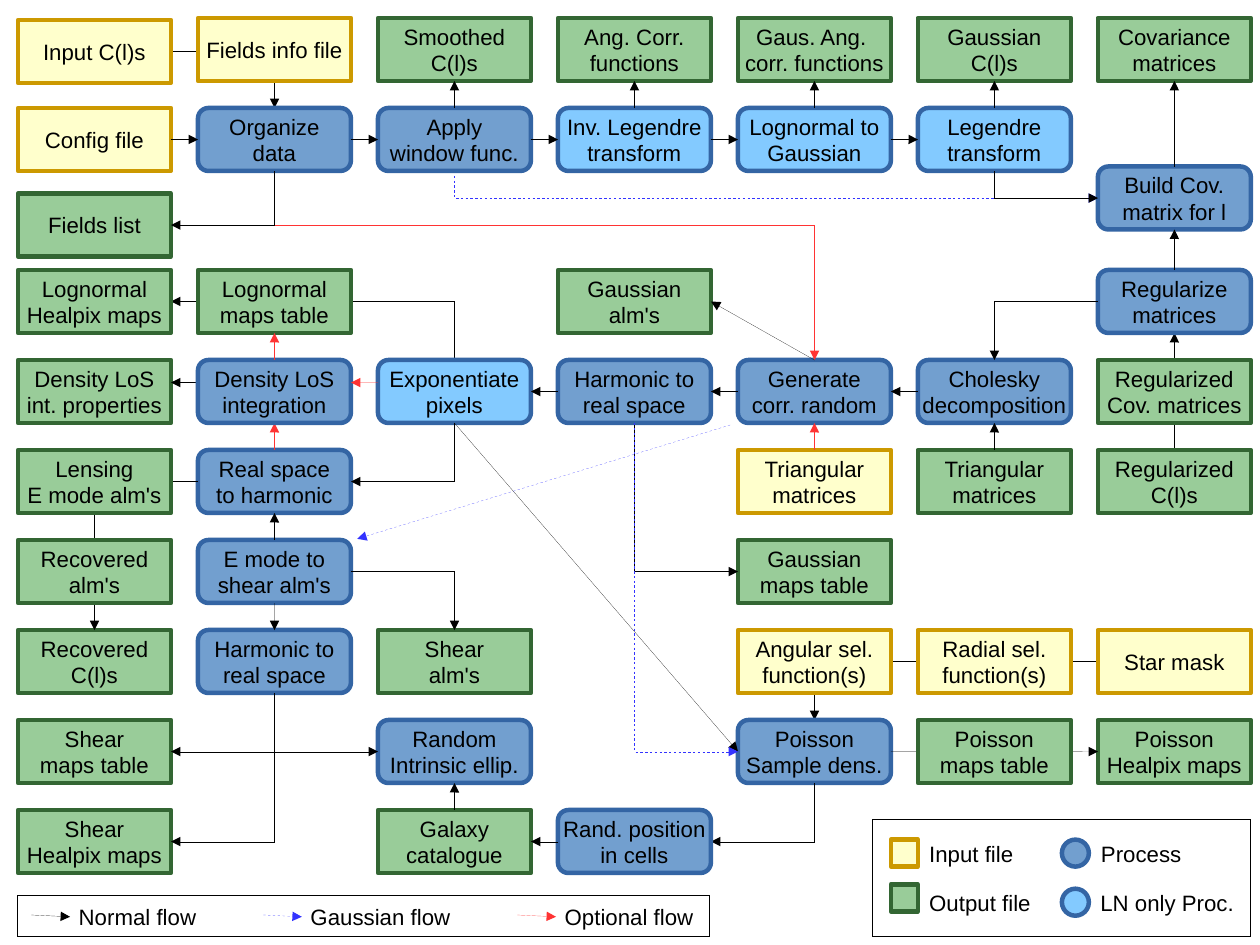
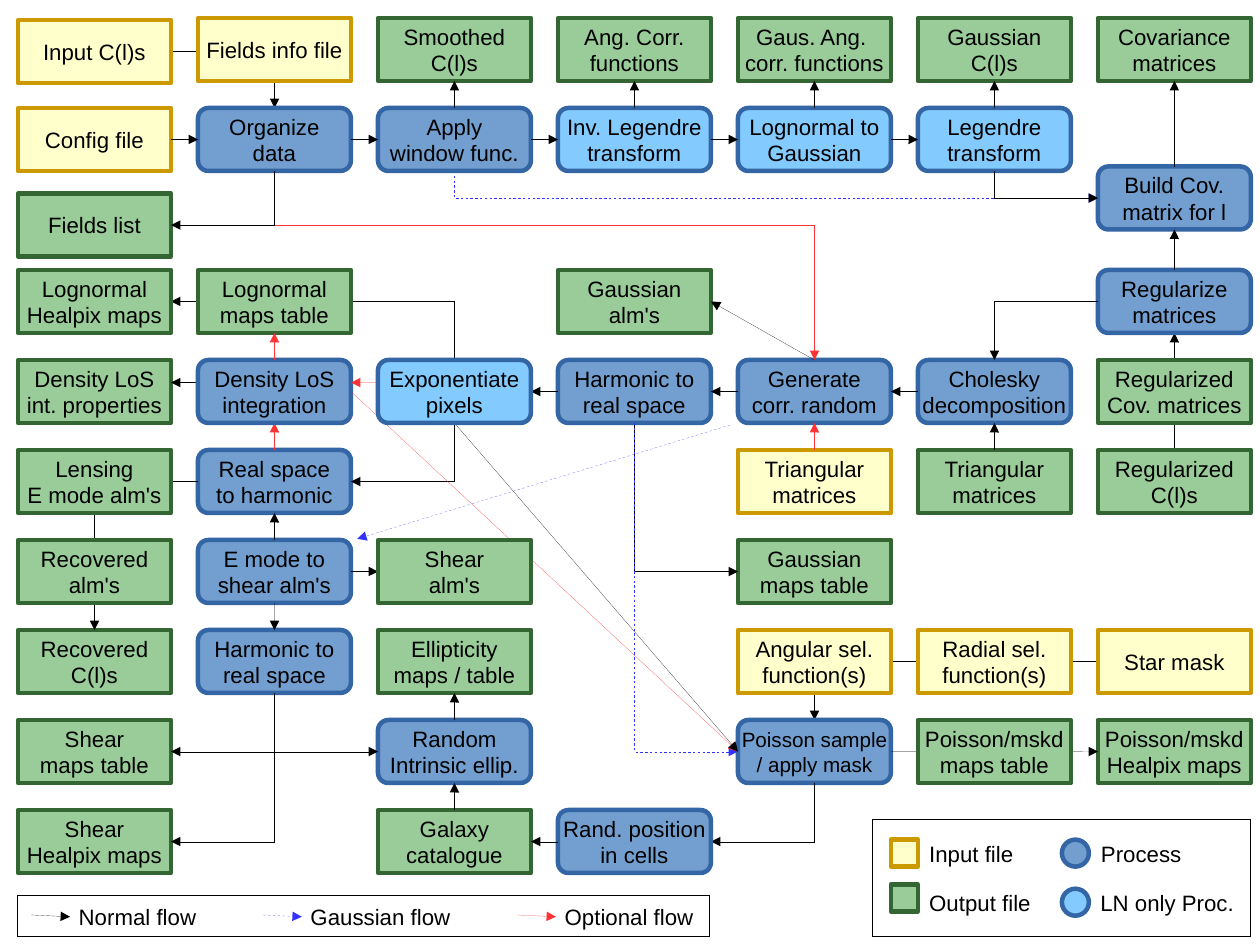
Before and after one commit to hsxavier/flask, a slide deck: slide 1 of doc/flask_flow_chart.odp. Drawn at 1260x945 pixels with LibreOffice and Linux fonts; fonts in the diff are those of the drawing. Boxes give left, top, right and bottom in pixels: in the first picture for what was removed or moved away, otherwise in the second. Text is boxed around its words. In the diff, an @@ line names an element or a change of style, - is before the commit and + after.

Commit message:
New ellipticity Healpix maps output; USE_UNSEEN
There were many changes made to the code:
-- The SelectionFunction::MaskBit function now also informs if the angular parts
   (including the star mask) is greater than one (such as those of corrections
   for systematic effects), and it works for the separable case (it returns 1 if
   the selection function is zero, and that's all).
-- Flask now interprets all pixels with value <0 in the Healpix maps representing
   the selection functions as masked out (i.e. they are set to zero).
-- We corrected the sign in the definition of the reduced shear in the manual
   (the sign in the code was correct).
-- USE_UNSEEN: Now the user can request masked regions of output to be given
   healpy's UNSEEN value instead of zero.
-- ELLIP_MAP_OUT e ELLIPFITS_PREFIX: It is possible to produce a new output,
   a map of galaxie's ellipticities (which is the reduced shear plus shape noise
   from intrinsic ellipticities). For this feature to be available we had to make
   many changes in the code, specially in the SelectionFunction class.
-- Convergence fields are masked according to the selection function now if their
   output is requested, but no noise is added to them.
-- We added a warning against redshift slices with the same 'naming' but different
   redshift ranges.

```diff
--- a/doc/flask_flow_chart.odp
+++ b/doc/flask_flow_chart.odp
@@ arrow added from (351, 392) to (739, 752), #FF3333 0 pt @@
@@ rectangle "Shear": place and size @@
-rectangle "Shear" at (378, 630, 532, 693)
+rectangle "Shear" at (378, 540, 532, 603)
@@ elbow arrow moved from (351, 572) - (455, 630) to (351, 572) - (378, 572) @@
@@ rectangle added at (378, 630, 532, 693), fill #99CC99, outline #336633 2.83 pt, 14 pt, text #000000 @@
+Ellipticity
+maps / table
@@ elbow arrow added from (455, 720) to (455, 693), #000000 0 pt @@
@@ text in rounded rectangle at (742, 732, 887, 776): text changed; size 14 to 13 pt @@
-Poisson
-Sample dens.
+Poisson sample
+/ apply mask
@@ text in rectangle at (925, 731, 1063, 748): text changed @@
-Poisson
+Poisson/mskd
@@ text in rectangle at (1105, 731, 1243, 748): text changed @@
-Poisson
+Poisson/mskd
```
Also in this commit, not shown: 16 other files.
